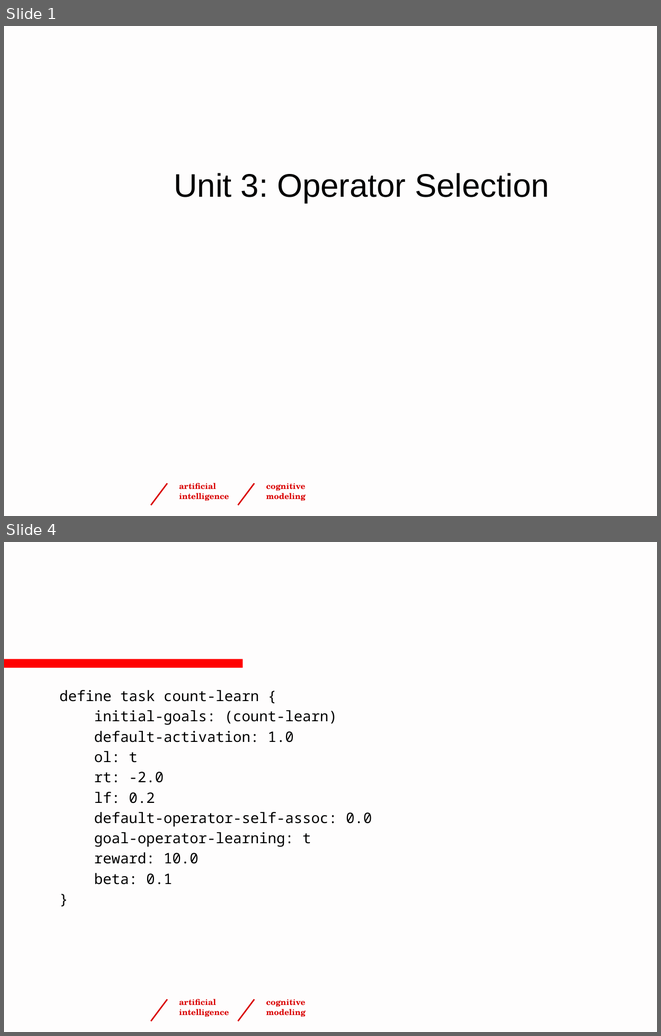
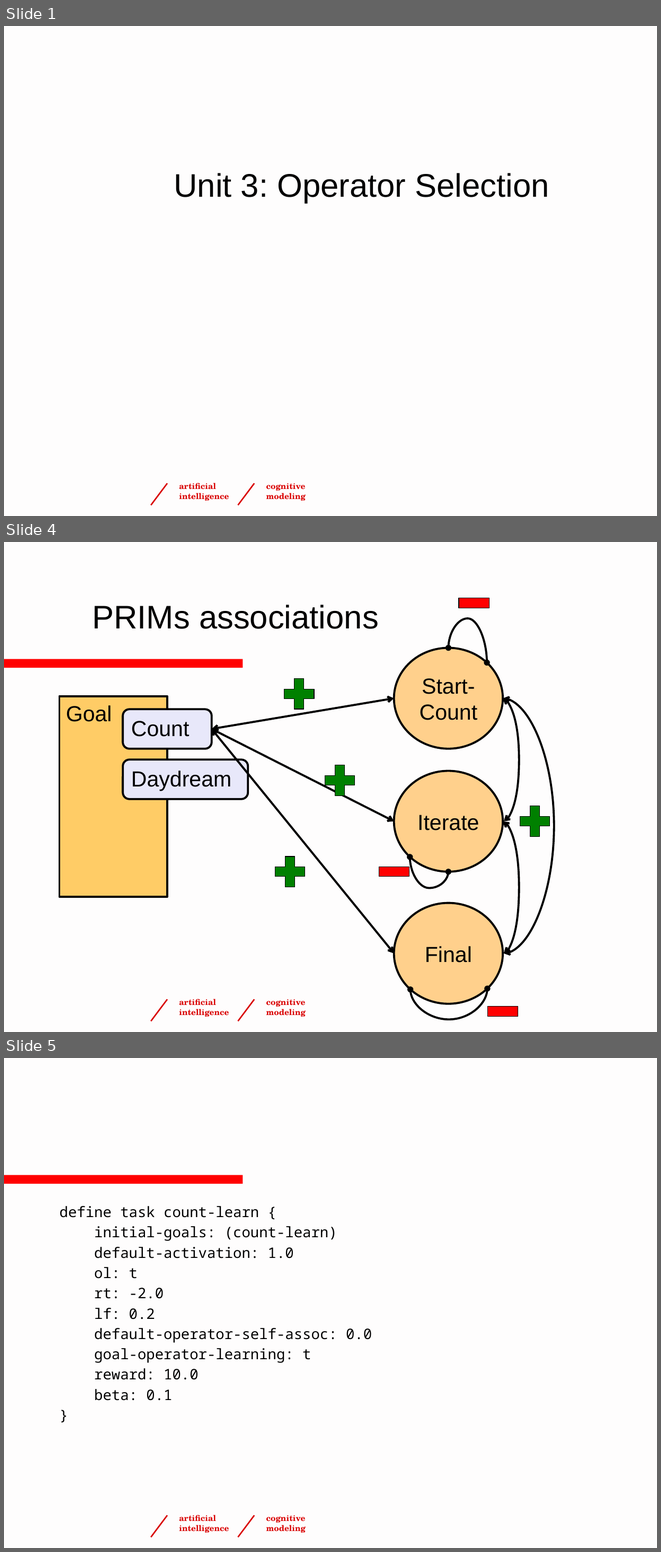
Before and after one commit to ntaatgen/PRIMs-Tutorial, a slide deck: PRIMsTutorial4.pptx. Shown one above the other, each under a label of ours: slides 1 and 4 before the commit, slides 1, 4 and 5 after it; the slides between them are not shown. The pictures are 661x1036 and 661x1552 pixels, drawn with LibreOffice and Linux fonts; fonts in the diff are those of the drawing; background and template pictures are left out. Boxes give left, top, right and bottom in pixels: in the first picture for what was removed or moved away, otherwise in the second. Text is boxed around its words. In the diff, an @@ line names an element or a change of style, - is before the commit and + after.

```diff
--- a/PRIMsTutorial4.pptx
+++ b/PRIMsTutorial4.pptx
@@ slide 4 added at box(4, 542, 657, 1032), background #FEFDFD; not listed: 5 template elements that a slide beside it also shows @@
@@ math minus added at box(453, 582, 494, 624), fill #FF0000, outline #000000 0.75 pt @@
@@ title added at box(92, 605, 379, 629), 36 pt, text #000000 @@
+PRIMs associations
@@ curved double arrow added from (486, 663) to (449, 648), #000000 2.25 pt @@
@@ ellipse added at box(394, 648, 503, 748), fill #FFD08C, outline #000000 2.25 pt, 24 pt, text #000000 @@
+Start-Count
@@ rectangle added at box(60, 696, 167, 897), fill #FFCC66, outline #000000 2.25 pt, 24 pt, text #000000 @@
+Goal
@@ rounded rectangle added at box(123, 709, 212, 748), fill #E8E8FA, outline #000000 2.25 pt, 24 pt, text #000000 @@
+Count
@@ rounded rectangle added at box(123, 759, 248, 799), fill #E8E8FA, outline #000000 2.25 pt, 24 pt, text #000000 @@
+Daydream
@@ ellipse added at box(394, 770, 503, 871), fill #FFD08C, outline #000000 2.25 pt, 24 pt, text #000000 @@
+Iterate
@@ group added at box(212, 673, 555, 953): 4 plus signs, 3 curved double arrows, 3 double arrows @@
@@ math minus added at box(373, 851, 415, 892), fill #FF0000, outline #000000 0.75 pt @@
@@ curved double arrow added from (449, 872) to (410, 857), #000000 2.25 pt @@
@@ ellipse added at box(394, 902, 503, 1003), fill #FFD08C, outline #000000 2.25 pt, 24 pt, text #000000 @@
+Final
@@ curved double arrow added from (487, 988) to (410, 989), #000000 2.25 pt @@
@@ math minus added at box(482, 990, 523, 1032), fill #FF0000, outline #000000 0.75 pt @@
@@ what was slide 4 is now slide 5 @@
```
Also in this commit, not shown: 3 slides changed, 8 other slides added, 1 slide removed.
